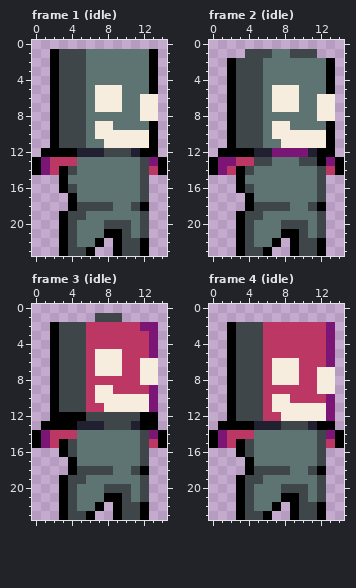
Two versions of one pixel-art file, asset/actor/player.aseprite. This is how it looked before the edit.
15x24 pixels, 14 frames. Shown: frame 1 (idle), frame 2 (idle), frame 3 (idle), frame 4 (idle). The commit also changed other frames, which this record leaves out.
After the commit:
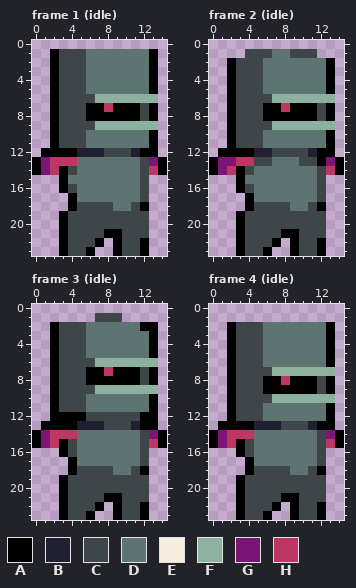
Palette (. is transparent): A #000000  B #212031  C #3f4649  D #5d7472  E #f6eddf  F #8cb19f  G #7b1677  H #bd3765
Changes in this commit:
--- frame 1 (idle)
@@ x 0..14 @@
  4 ..ACCCDDDDDDDA.
- 5 ..ACCCDEEEDDDA.
- 6 ..ACCCDEEEDDEE.
- 7 ..ACCCDEEEDDEE.
- 8 ..ACCCDDDDDDEE.
- 9 ..ACCCDEEDDDDA.
-10 ..ACCCDEEEEEEA.
-11 ..ACCCDDEEEEEA.
+ 5 ..ACCCDDDDDDDA.
+ 6 ..ACCCCFFFFFFF.
+ 7 ..ACCCAAHAAACA.
+ 8 ..ACCCAAAAAACA.
+ 9 ..ACCCCFFFFFFF.
+10 ..ACCCDDDDDDDA.
+11 ..ACCCDDDDDDDA.
 12 .AAAABBBCCCBAA.
@@ x 0..14 @@
 18 ....ACCCCDDCA..
-19 ...ACCDDDDDDC..
-20 ...ACDDDCCCDC..
-21 ...ACDDDAACDC..
-22 ...ACDDA.ACCA..
+19 ...ACCCCCCCCC..
+20 ...ACCCCCCCCC..
+21 ...ACCCCAACCC..
+22 ...ACCCA.ACCA..
 23 ...ACCA..ACCA..
--- frame 2 (idle)
@@ x 0..14 @@
  4 ..ACCCDDDDDDDA.
- 5 ..ACCCDEEEDDDA.
- 6 ..ACCCDEEEDDEE.
- 7 ..ACCCDEEEDDEE.
- 8 ..ACCCDDDDDDEE.
- 9 ..ACCCDEEDDDDA.
-10 ..ACCCDEEEEEEA.
-11 ..ACCCDDEEEEEA.
-12 .AAAABBGGGGBAA.
+ 5 ..ACCCDDDDDDDA.
+ 6 ..ACCCCFFFFFFF.
+ 7 ..ACCCAAHAAACA.
+ 8 ..ACCCAAAAAACA.
+ 9 ..ACCCCFFFFFFF.
+10 ..ACCCDDDDDDDA.
+11 ..ACCCDDDDDDDA.
+12 .AAAABBCCCCBAA.
 13 AGGHHCCDDDCCAGA
@@ x 0..14 @@
 18 ....ACCCCDDCA..
-19 ...ACCDDDDDDC..
-20 ...ACDDDCCCDC..
-21 ...ACDDDAACDC..
-22 ...ACDDA.ACCA..
+19 ...ACCCCCCCCC..
+20 ...ACCCCCCCCC..
+21 ...ACCCCAACCC..
+22 ...ACCCA.ACCA..
 23 ...ACCA..ACCA..
--- frame 3 (idle)
@@ x 0..14 @@
  1 .......CCC.....
- 2 ..ACCCHHHHHHGG.
- 3 ..ACCCHHHHHHHG.
- 4 ..ACCCHHHHHHHG.
- 5 ..ACCCHEEEHHHG.
- 6 ..ACCCHEEEHHEE.
- 7 ..ACCCHEEEHHEE.
- 8 ..ACCCHHHHHHEE.
- 9 ..ACCCHEEHHHHG.
-10 ..ACCCHEEEEEEG.
-11 ..ACCCHHEEEEEG.
+ 2 ..ACCCDDDDDDAA.
+ 3 ..ACCCDDDDDDDA.
+ 4 ..ACCCDDDDDDDA.
+ 5 ..ACCCDDDDDDDA.
+ 6 ..ACCCCFFFFFFF.
+ 7 ..ACCCAAHAAACA.
+ 8 ..ACCCAAAAAACA.
+ 9 ..ACCCCFFFFFFF.
+10 ..ACCCDDDDDDDA.
+11 ..ACCCDDDDDDDA.
 12 ..AAAACCCCCCAA.
@@ x 0..14 @@
 18 ....ACCCCDDCA..
-19 ...ACCDDDDDDC..
-20 ...ACDDDCCCDC..
-21 ...ACDDDAACDC..
-22 ...ACDDA.ACCA..
+19 ...ACCCCCCCCC..
+20 ...ACCCCCCCCC..
+21 ...ACCCCAACCC..
+22 ...ACCCA.ACCA..
 23 ...ACCA..ACCA..
--- frame 4 (idle)
@@ x 0..14 @@
  1 ...............
- 2 ..ACCCHHHHHHHG.
- 3 ..ACCCHHHHHHHG.
- 4 ..ACCCHHHHHHHG.
- 5 ..ACCCHHHHHHHG.
- 6 ..ACCCHEEEHHHG.
- 7 ..ACCCHEEEHHEE.
- 8 ..ACCCHEEEHHEE.
- 9 ..ACCCHHHHHHEE.
-10 ..ACCCHEEHHHHG.
-11 ..ACCCHEEEEEEG.
-12 ..ACCCHHEEEEEG.
+ 2 ..ACCCDDDDDDDA.
+ 3 ..ACCCDDDDDDDA.
+ 4 ..ACCCDDDDDDDA.
+ 5 ..ACCCDDDDDDDA.
+ 6 ..ACCCDDDDDDDA.
+ 7 ..ACCCCFFFFFFF.
+ 8 ..ACCCAAHAAACA.
+ 9 ..ACCCAAAAAACA.
+10 ..ACCCCFFFFFFF.
+11 ..ACCCDDDDDDDA.
+12 ..ACCCDDDDDDDA.
 13 .AAAABBBCCCBAA.
@@ x 0..14 @@
 18 ....ACCCCDDCA..
-19 ...ACCDDDDDDC..
-20 ...ACDDDCCCDC..
-21 ...ACDDDAACDC..
-22 ...ACDDA.ACCA..
+19 ...ACCCCCCCCC..
+20 ...ACCCCCCCCC..
+21 ...ACCCCAACCC..
+22 ...ACCCA.ACCA..
 23 ...ACCA..ACCA..
Changed places in both pictures, as pixel boxes (x1, y1, x2, y2):
changed: (86, 85, 158, 148)
changed: (77, 211, 140, 247)
changed: (263, 85, 335, 157)
changed: (254, 211, 317, 247)
changed: (86, 322, 158, 412)
changed: (77, 475, 140, 511)
changed: (263, 322, 335, 421)
changed: (254, 475, 317, 511)
